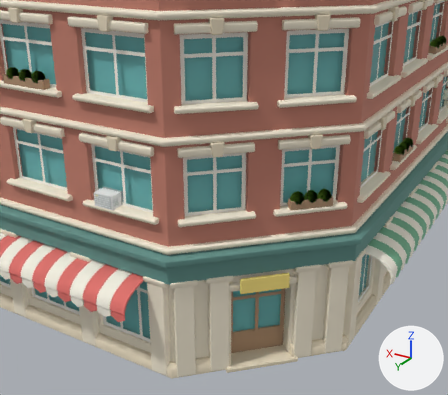
One commit to the glTF model Assets/TumbangPreso/Art/Kanto/Models/brick_corner.glb: the scene before it, then after it.
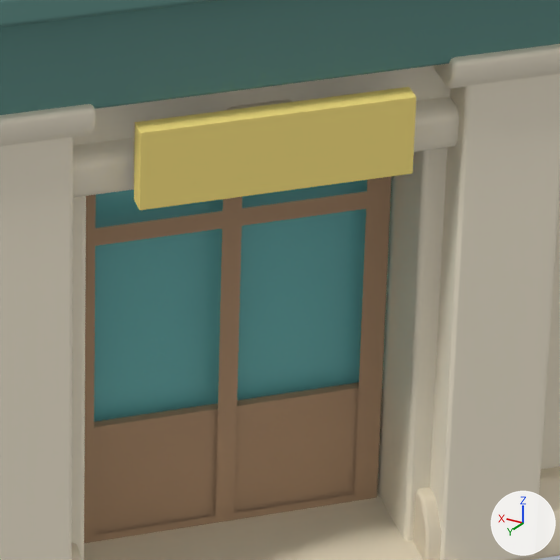
Old and new are each drawn from a 50 mm camera at (-5.73, 13.31, 13.41) aimed at (3.51, -2.09, 5.71) and again close up on the part from 48% to 70% of the width and 65% to 90% of the height. Lighting does not change. The marker at lower right points along +X, +Y and +Z. The older version's two pictures come first.

The first close-up shows 'frames', 'props', 'shell', 'trim'.
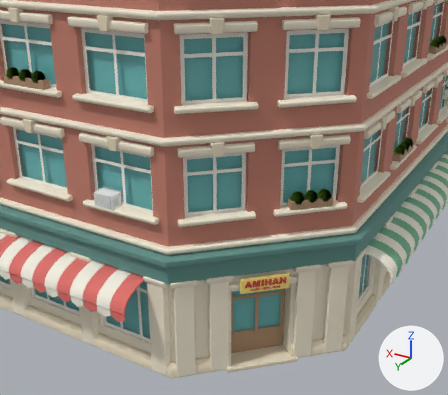
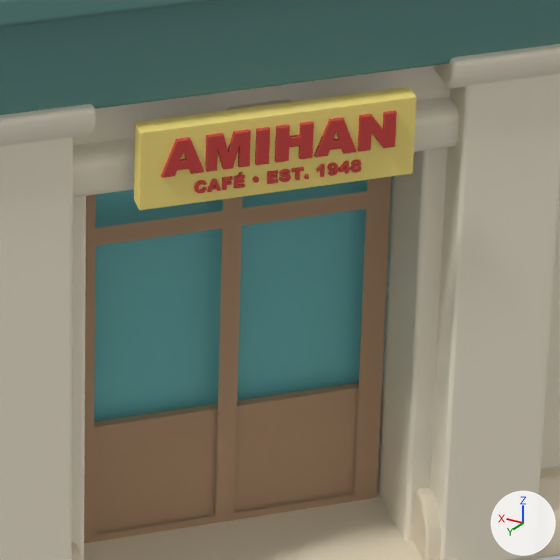
Diff of the bpy script that builds the scene:
```diff
--- a/Assets/TumbangPreso/Art/Kanto/Models/brick_corner.glb.py
+++ b/Assets/TumbangPreso/Art/Kanto/Models/brick_corner.glb.py
@@ mat_sign_red @@
+mat_sign_red = principled_material('sign_red')
+mat_sign_red.base_color = (0.6, 0.06, 0.05)  # red #cb453f
+mat_sign_red.roughness = 0.8
@@ me_sign_amihan_text @@
+me_sign_amihan_text.from_pydata(...)  # 1016 vertices, 1980 faces; spans x 1.351..2.327, y -2.327..-1.352, z 3.02..3.38
+me_sign_amihan_text.materials.append(mat_sign_red)  # red #cb453f
@@ ob_sign_amihan_text @@
+ob_sign_amihan_text = bpy.data.objects.new('sign_amihan_text', me_sign_amihan_text)
+ob_sign_amihan_text.location = (0.0, 0.0, 0.0)
```

Pixel boxes (x1, y1, x2, y2) of what changed, in the close-ups (560 x 560 px):
'sign_amihan_text', added (red)
    after: (161, 110, 397, 193)
